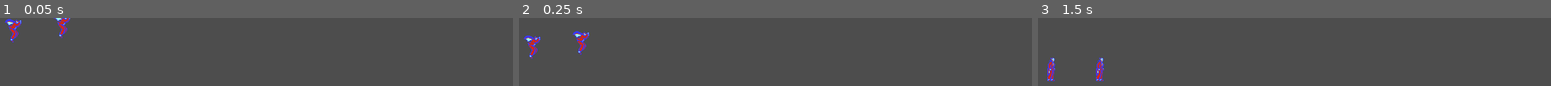
Above: before the commit, frames 1-3 (left to right).
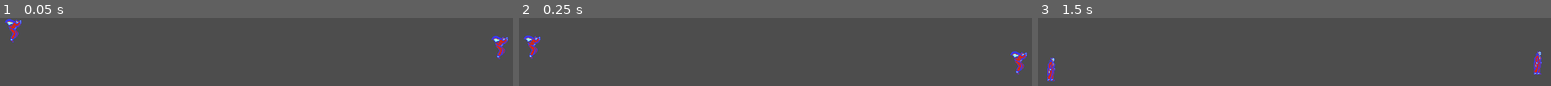
Above: after the commit, the same moments.

Repository: Euangg/SpotLight_ItTakesTwo
Game: Godot game, scene res://test.tscn
Two runs of this game, one before a commit and one after it. Both use one fixed random seed, a clock stepped at 60 frames per second and the inputs below. The project has no main scene, so this scene is started directly.
Inputs:
- Up to frame 1 (0.05 s): no input
- Up to frame 2 (0.25 s): no input
- Up to frame 3 (1.5 s): tap Enter at 1.25 s

The runs differ from the first frame. In frame 1, 1.0% of the frame differs, in the area x 10-100%, y 0-61%; in frame 2, 1.1%, in the area x 10-100%, y 19-84%; in frame 3, 0.9%.

Commit message:
finish character

Diff:
--- /dev/null
+++ b/Bullet.tscn
@@ -0,0 +1,15 @@
+[gd_scene load_steps=3 format=3 uid="uid://u3s5gfjw11tg"]
+
+[ext_resource type="Script" uid="uid://b6ckyjb5a03li" path="res://bullet.gd" id="1_ayd6b"]
+
+[sub_resource type="CircleShape2D" id="CircleShape2D_4s4u5"]
+
+[node name="Bullet" type="Area2D"]
+collision_layer = 4
+collision_mask = 2
+script = ExtResource("1_ayd6b")
+
+[node name="CollisionShape2D" type="CollisionShape2D" parent="."]
+shape = SubResource("CircleShape2D_4s4u5")
+
+[connection signal="body_entered" from="." to="." method="_on_body_entered"]
--- a/Character.tscn
+++ b/Character.tscn
@@ -91,22 +91,60 @@
 "values": [8]
 }
 
+[sub_resource type="Animation" id="Animation_e24yd"]
+resource_name = "attack"
+length = 0.3
+step = 0.1
+tracks/0/type = "value"
+tracks/0/imported = false
+tracks/0/enabled = true
+tracks/0/path = NodePath("Graphic/Sprite2D:frame")
+tracks/0/interp = 1
+tracks/0/loop_wrap = true
+tracks/0/keys = {
+"times": PackedFloat32Array(0, 0.1, 0.2),
+"transitions": PackedFloat32Array(1, 1, 1),
+"update": 1,
+"values": [16, 17, 18]
+}
+
+[sub_resource type="Animation" id="Animation_5gddd"]
+resource_name = "hurt"
+length = 0.1
+loop_mode = 1
+step = 0.1
+tracks/0/type = "value"
+tracks/0/imported = false
+tracks/0/enabled = true
+tracks/0/path = NodePath("Graphic/Sprite2D:frame")
+tracks/0/interp = 1
+tracks/0/loop_wrap = true
+tracks/0/keys = {
+"times": PackedFloat32Array(0),
+"transitions": PackedFloat32Array(1),
+"update": 1,
+"values": [12]
+}
+
 [sub_resource type="AnimationLibrary" id="AnimationLibrary_atbvg"]
 _data = {
 &"RESET": SubResource("Animation_7ig0a"),
+&"attack": SubResource("Animation_e24yd"),
 &"fall": SubResource("Animation_atbvg"),
+&"hurt": SubResource("Animation_5gddd"),
 &"idle": SubResource("Animation_oolk3"),
 &"rise": SubResource("Animation_cxxw8"),
 &"run": SubResource("Animation_lcuhw")
 }
 
 [node name="Character" type="CharacterBody2D"]
-collision_layer = 0
+collision_layer = 2
 script = ExtResource("1_7ig0a")
 input_w = &"w"
 input_s = &"s"
 input_a = &"a"
 input_d = &"d"
+input_j = &"j"
 
 [node name="Graphic" type="Node2D" parent="."]
 
@@ -126,3 +164,6 @@
 libraries = {
 &"": SubResource("AnimationLibrary_atbvg")
 }
+
+[node name="Timer" type="Timer" parent="."]
+one_shot = true
--- /dev/null
+++ b/Global.tscn
@@ -0,0 +1,20 @@
+[gd_scene load_steps=3 format=3 uid="uid://d2aemabwrw6xa"]
+
+[ext_resource type="Script" uid="uid://clnk75wrh8dg2" path="res://global.gd" id="1_4mbhf"]
+
+[sub_resource type="RectangleShape2D" id="RectangleShape2D_2cxxh"]
+size = Vector2(1152, 648)
+
+[node name="Global" type="Node"]
+script = ExtResource("1_4mbhf")
+
+[node name="Area2D" type="Area2D" parent="."]
+visible = false
+collision_layer = 0
+collision_mask = 4
+
+[node name="CollisionShape2D" type="CollisionShape2D" parent="Area2D"]
+position = Vector2(576, 324)
+shape = SubResource("RectangleShape2D_2cxxh")
+
+[connection signal="area_exited" from="Area2D" to="." method="_on_area_2d_area_exited"]
--- /dev/null
+++ b/bullet.gd
@@ -0,0 +1,21 @@
+class_name Bullet
+extends Area2D
+
+var velocity:Vector2
+var from:Node
+
+func _ready() -> void:
+	pass
+
+func _physics_process(delta: float) -> void:
+	global_position+=velocity*delta
+
+func _on_body_entered(body: Node2D) -> void:
+	if body.get_collision_layer_value(2):
+		if body!=from:
+			queue_free()
+			var player:Player=body
+			player.animation_player.play("hurt")
+			player.hurtNum_+=1
+			player.timer.start(0.2)
+			player.f_=5000*velocity.normalized()
--- a/character.gd
+++ b/character.gd
@@ -1,16 +1,15 @@
+class_name Player
 extends CharacterBody2D
-
+const BULLET = preload("res://Bullet.tscn")
 enum State{
 	IDLE,
 	RUN,
 	RISE,
 	FALL,
-	ATK,
+	ATTACK,
 	HURT,
-	DIE,
 }
 enum Direction{LEFT=-1,RIGHT=1}
-
 
 var state_:State=State.IDLE
 var state_time_:float=0
@@ -19,16 +18,21 @@
 		direction_=v
 		if not is_node_ready():await ready
 		graphic.scale.x=direction_
+var hurtNum_:int=0
+var f_:Vector2=Vector2.ZERO
 @export var input_w:StringName
 @export var input_s:StringName
 @export var input_a:StringName
 @export var input_d:StringName
+@export var input_j:StringName
 @export var speedRun:float=100
 
 @onready var graphic: Node2D = $Graphic
 @onready var animation_player: AnimationPlayer = $AnimationPlayer
+@onready var timer: Timer = $Timer
 
 func _physics_process(delta: float) -> void:
+	var isOnFloor=is_on_floor()
 	var inputX=Input.get_axis(input_a,input_d)
 	#1.状态判断
 	var nextState:State=state_
@@ -38,15 +42,37 @@
 			else:nextState=State.RUN
 			if velocity.y>0:nextState=State.FALL
 			if velocity.y<0:nextState=State.RISE
+			if Input.is_action_just_pressed(input_j):nextState=State.ATTACK
 		State.RUN:
 			if is_zero_approx(inputX):nextState=State.IDLE
 			if velocity.y>0:nextState=State.FALL
 			if velocity.y<0:nextState=State.RISE
+			if Input.is_action_just_pressed(input_j):nextState=State.ATTACK
 		State.RISE:
 			if velocity.y>0:nextState=State.FALL
+			if Input.is_action_just_pressed(input_j):nextState=State.ATTACK
 		State.FALL:
 			if velocity.y<0:nextState=State.RISE
 			if is_on_floor():nextState=State.IDLE
+			if Input.is_action_just_pressed(input_j):nextState=State.ATTACK
+		State.ATTACK:
+			if animation_player.is_playing():
+				#if Input.is_action_just_pressed(input_j):
+					#animation_player.seek(0)
+				pass
+			else:
+				if is_on_floor():
+					nextState=State.IDLE
+				else:
+					if velocity.y>0:nextState=State.FALL
+					elif velocity.y<0:nextState=State.RISE
+		State.HURT:
+			if timer.is_stopped():
+				if velocity.y:nextState=State.FALL
+				else :nextState=State.IDLE
+	if hurtNum_>0:
+		nextState=State.HURT
+		hurtNum_-=1
 	#2.状态切换
 	if nextState==state_:pass
 	else:
@@ -59,29 +85,40 @@
 				animation_player.play("rise")
 			State.FALL:
 				animation_player.play("fall")
+			State.ATTACK:
+				animation_player.play("attack")
+				var b=BULLET.instantiate()
+				b.global_position=global_position-Vector2(0,25)
+				b.from=self
+				b.velocity=Vector2.RIGHT*direction_*500
+				b.scale.x=direction_
+				Global.add_child(b)
+			State.HURT:pass
 		state_=nextState
 		state_time_=0
 	#3.状态执行
-	match state_:
-		State.IDLE:
-			velocity.x=0
-			if Input.is_action_just_pressed(input_w):velocity.y=-400
-		State.RUN:
-			velocity.x=inputX*speedRun
-			if Input.is_action_just_pressed(input_w):velocity.y=-400
-		State.RISE:
-			velocity.x=inputX*speedRun
-		State.FALL:
-			velocity.x=inputX*speedRun
-	#绝对执行
-	state_time_+=delta
-	if not is_zero_approx(inputX):
-		direction_=Direction.LEFT if inputX<0 else Direction.RIGHT
+	if state_==State.HURT:
+		velocity+=f_*delta
+	else:
+		match state_:
+			State.IDLE:
+				velocity.x=0
+				if Input.is_action_just_pressed(input_w):velocity.y=-400
+			State.RUN:
+				velocity.x=inputX*speedRun
+				if Input.is_action_just_pressed(input_w):velocity.y=-400
+			State.RISE:
+				velocity.x=inputX*speedRun
+			State.FALL:
+				velocity.x=inputX*speedRun
+			State.ATTACK:
+				if isOnFloor&&Input.is_action_just_pressed(input_w):velocity.y=-400
+				velocity.x=inputX*speedRun
+		if not is_zero_approx(inputX):
+			direction_=Direction.LEFT if inputX<0 else Direction.RIGHT
+
 	if Input.is_action_just_pressed(input_s):set_collision_mask_value(1,0)
 	if Input.is_action_just_released(input_s):set_collision_mask_value(1,1)
-	move(delta)
-
-
-func move(delta:float)->void:
+	state_time_+=delta
 	velocity.y+=1000*delta
 	move_and_slide()
--- /dev/null
+++ b/global.gd
@@ -0,0 +1,6 @@
+extends Node
+@onready var area_2d: Area2D = $Area2D
+
+
+func _on_area_2d_area_exited(area: Area2D) -> void:
+	area.queue_free()
--- a/project.godot
+++ b/project.godot
@@ -12,6 +12,10 @@
 
 config/name="ItTakesTwo"
 config/features=PackedStringArray("4.4", "GL Compatibility")
+
+[autoload]
+
+Global="*res://Global.tscn"
 
 [editor]
 
@@ -54,6 +58,8 @@
 [layer_names]
 
 2d_physics/layer_1="Block"
+2d_physics/layer_2="Player"
+2d_physics/layer_3="Bullet"
 
 [rendering]
 
--- a/test.tscn
+++ b/test.tscn
@@ -3,7 +3,7 @@
 [ext_resource type="PackedScene" uid="uid://com5pdtauulew" path="res://Character.tscn" id="1_37kl0"]
 
 [sub_resource type="RectangleShape2D" id="RectangleShape2D_8uh7m"]
-size = Vector2(177, 20)
+size = Vector2(487.5, 20)
 
 [node name="Test" type="Node2D"]
 
@@ -11,11 +11,12 @@
 position = Vector2(30, 44)
 
 [node name="Character2" parent="." instance=ExtResource("1_37kl0")]
-position = Vector2(121, 36)
+position = Vector2(938, 76)
 input_w = &"ui_up"
 input_s = &"ui_down"
 input_a = &"ui_left"
 input_d = &"ui_right"
+input_j = &"num_1"
 
 [node name="StaticBody2D" type="StaticBody2D" parent="."]
 collision_mask = 0
@@ -49,6 +50,76 @@
 shape = SubResource("RectangleShape2D_8uh7m")
 one_way_collision = true
 
+[node name="CollisionShape2D2" type="CollisionShape2D" parent="StaticBody2D4"]
+position = Vector2(-308, 309)
+shape = SubResource("RectangleShape2D_8uh7m")
+one_way_collision = true
+
+[node name="CollisionShape2D3" type="CollisionShape2D" parent="StaticBody2D4"]
+position = Vector2(96, 362)
+shape = SubResource("RectangleShape2D_8uh7m")
+one_way_collision = true
+
+[node name="CollisionShape2D4" type="CollisionShape2D" parent="StaticBody2D4"]
+position = Vector2(490, 410)
+shape = SubResource("RectangleShape2D_8uh7m")
+one_way_collision = true
+
+[node name="CollisionShape2D5" type="CollisionShape2D" parent="StaticBody2D4"]
+position = Vector2(300, 154)
+shape = SubResource("RectangleShape2D_8uh7m")
+one_way_collision = true
+
+[node name="CollisionShape2D6" type="CollisionShape2D" parent="StaticBody2D4"]
+position = Vector2(383, 71)
+shape = SubResource("RectangleShape2D_8uh7m")
+one_way_collision = true
+
+[node name="CollisionShape2D7" type="CollisionShape2D" parent="StaticBody2D4"]
+position = Vector2(359, 112)
+shape = SubResource("RectangleShape2D_8uh7m")
+one_way_collision = true
+
+[node name="CollisionShape2D8" type="CollisionShape2D" parent="StaticBody2D4"]
+position = Vector2(516, 141)
+shape = SubResource("RectangleShape2D_8uh7m")
+one_way_collision = true
+
+[node name="CollisionShape2D9" type="CollisionShape2D" parent="StaticBody2D4"]
+position = Vector2(557, 98)
+shape = SubResource("RectangleShape2D_8uh7m")
+one_way_collision = true
+
+[node name="CollisionShape2D10" type="CollisionShape2D" parent="StaticBody2D4"]
+position = Vector2(445, 250)
+shape = SubResource("RectangleShape2D_8uh7m")
+one_way_collision = true
+
+[node name="CollisionShape2D11" type="CollisionShape2D" parent="StaticBody2D4"]
+position = Vector2(-170, 436)
+shape = SubResource("RectangleShape2D_8uh7m")
+one_way_collision = true
+
+[node name="CollisionShape2D12" type="CollisionShape2D" parent="StaticBody2D4"]
+position = Vector2(-32, 308)
+shape = SubResource("RectangleShape2D_8uh7m")
+one_way_collision = true
+
+[node name="CollisionShape2D13" type="CollisionShape2D" parent="StaticBody2D4"]
+position = Vector2(-425, 416)
+shape = SubResource("RectangleShape2D_8uh7m")
+one_way_collision = true
+
+[node name="CollisionShape2D14" type="CollisionShape2D" parent="StaticBody2D4"]
+position = Vector2(183, 507)
+shape = SubResource("RectangleShape2D_8uh7m")
+one_way_collision = true
+
+[node name="CollisionShape2D15" type="CollisionShape2D" parent="StaticBody2D4"]
+position = Vector2(-85, 531)
+shape = SubResource("RectangleShape2D_8uh7m")
+one_way_collision = true
+
 [node name="StaticBody2D5" type="StaticBody2D" parent="."]
 position = Vector2(558, 15)
 collision_mask = 0
Not shown: 1 places in Character.tscn that only renumber resources
Not shown, added: bullet.gd.uid
Not shown, added: global.gd.uid
Binary file removed: test.png
Not shown, removed: test.png.import
